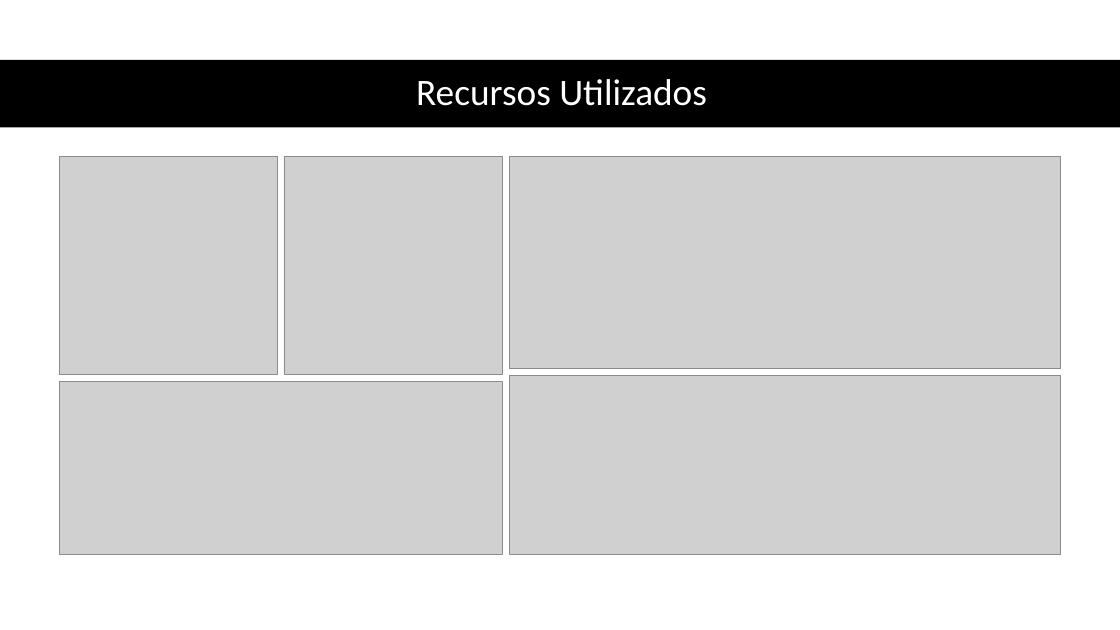
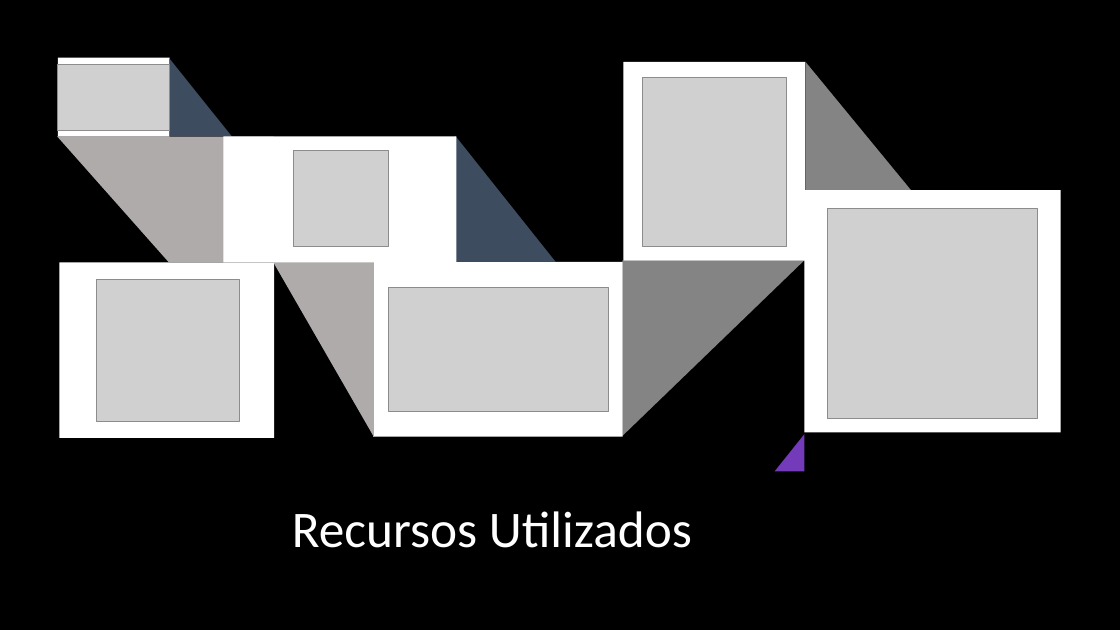
Before and after one commit to AndreZila01/Project-C-Sharp2.0, a slide deck: slide 20 of RelatorioEApresentação/Projeto mod 16.pptx (slide 21 before the commit). Drawn at 1120x630 pixels with LibreOffice and Linux fonts; fonts in the diff are those of the drawing; grey boxes stand for pictures. Boxes give left, top, right and bottom in pixels: in the first picture for what was removed or moved away, otherwise in the second. Text is boxed around its words. In the diff, an @@ line names an element or a change of style, - is before the commit and + after.

```diff
--- a/RelatorioEApresentação/Projeto mod 16.pptx
+++ b/RelatorioEApresentação/Projeto mod 16.pptx
@@ background #FFFFFF to #000000 @@
@@ rectangle added at bbox=[58, 58, 170, 137], fill #FFFFFF @@
@@ right triangle added at bbox=[170, 59, 232, 137], fill #3D4C5F @@
@@ rectangle removed at bbox=[0, 60, 1120, 128] @@
@@ picture added at bbox=[58, 65, 170, 130] @@
@@ rectangle added at bbox=[623, 62, 806, 261], fill #FFFFFF @@
@@ picture added at bbox=[643, 77, 786, 247] @@
@@ right triangle added at bbox=[805, 62, 911, 190], fill #A5A5A5 at 80% opacity @@
@@ freeform shape added at bbox=[57, 136, 274, 262], fill #AFABAB @@
@@ rectangle added at bbox=[223, 136, 456, 262], fill #FFFFFF @@
@@ right triangle added at bbox=[455, 136, 555, 262], fill #3D4C5F @@
@@ picture: place and size @@
-picture at bbox=[59, 381, 502, 555]
+picture at bbox=[293, 150, 389, 246]
@@ picture removed at bbox=[509, 156, 1061, 369] @@
@@ rectangle added at bbox=[805, 190, 1061, 432], fill #FFFFFF @@
@@ picture: place and size @@
-picture at bbox=[59, 156, 277, 375]
+picture at bbox=[828, 208, 1038, 418]
@@ rectangle added at bbox=[60, 262, 275, 438], fill #FFFFFF @@
@@ right triangle added at bbox=[273, 261, 373, 436], fill #AFABAB @@
@@ rectangle added at bbox=[373, 262, 623, 437], fill #FFFFFF @@
@@ right triangle added at bbox=[623, 260, 805, 436], fill #A5A5A5 at 80% opacity @@
@@ picture: place and size @@
-picture at bbox=[284, 156, 502, 375]
+picture at bbox=[97, 279, 239, 422]
@@ picture added at bbox=[388, 287, 608, 411] @@
@@ picture removed at bbox=[509, 376, 1061, 555] @@
@@ right triangle added at bbox=[775, 434, 805, 471], fill #733AB9 @@
@@ title "Recursos Utilizados": place and size @@
-title "Recursos Utilizados" at bbox=[416, 79, 707, 106]
+title "Recursos Utilizados" at bbox=[292, 511, 692, 548]
@@ title "Recursos Utilizados" at bbox=[292, 511, 692, 548]: size 32 to 44 pt @@
```
Also in this commit, not shown: 7 other slides changed, 1 slide added, 2 slides removed, 9 other files.
